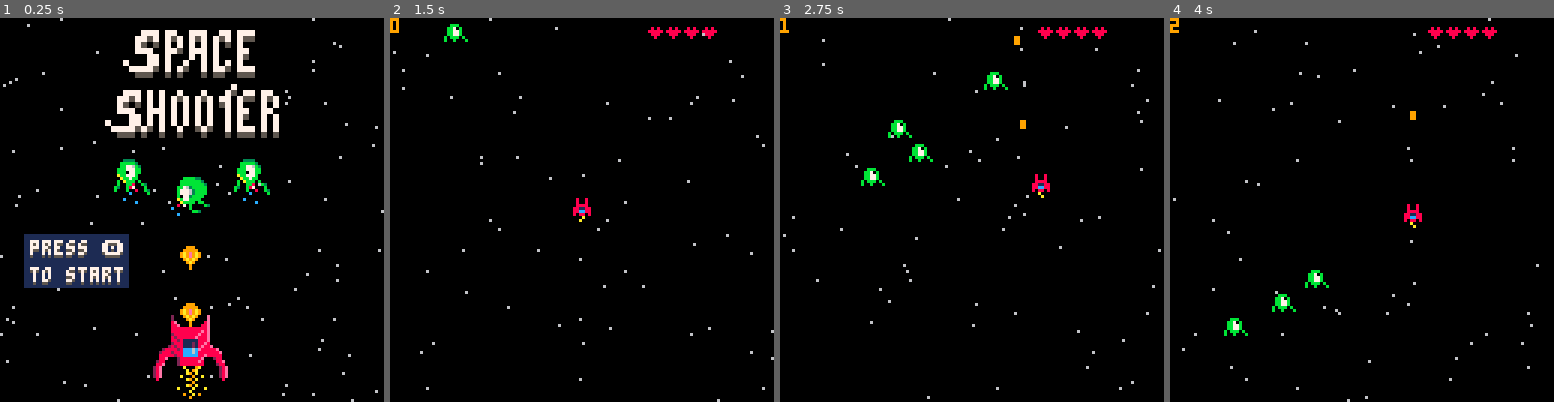
Above: before the commit, frames 1-4 (left to right).
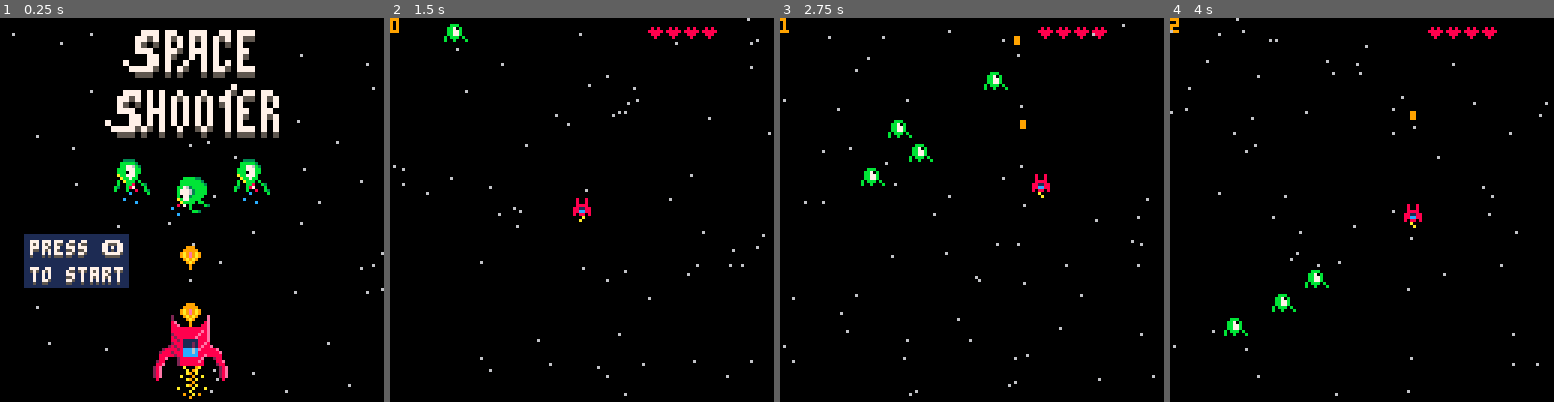
Above: after the commit, the same moments.

Repository: romellem/pico-8-carts
Game: PICO-8 cartridge spaceshooter.p8
Same seed, same stepped clock (60 frames per second), same inputs: the game is played once before the commit and once after it.
Inputs:
- Up to frame 1 (0.25 s): no input
- Up to frame 2 (1.5 s): tap O (Z key) at 0.7 s
- Up to frame 3 (2.75 s): hold Right 1.6-2.1 s; tap O (Z key) at 1.7, 2.1, 2.5 s; hold Up 2.15-2.42 s; hold Right from 2.47 s (still down)
- Up to frame 4 (4 s): tap O (Z key) at 2.9, 3.3, 3.7 s; release Right at 3.03 s; hold Left 3.08-3.58 s; hold Down 3.63-3.97 s

The runs differ from the first frame. In frame 1, 0.8% of the frame differs, in the area x 0-100%, y 0-100%; in frame 2, 0.7%; in frame 3, 0.7%; in frame 4, 0.7%.

Commit message:
Finished music in menu!
Also I kept the moving stars in the menu, looks pretty good!

Diff:
--- a/spaceshooter.p8
+++ b/spaceshooter.p8
@@ -21,13 +21,13 @@
 
 function menu()
 	_update = update_menu
-
-	--don't need to refresh the screen (for now, moving stars in menu maybe?)
-	cls()
-	draw_menu()
+	_draw = draw_menu
+
+	music(0)
 end
 
 function start()
+	music(-1)
 	_update = update_game
 	_draw = draw_game
 end
@@ -38,6 +38,7 @@
 end
 
 function update_menu()
+	update_star_positions()
 	if btn(🅾️) then
 		start()
 	end
@@ -153,8 +154,10 @@
 end
 
 function draw_menu()
+	cls()
+
 	--stars
-	draw_stars(generate_stars(100))
+	draw_stars()
 
 	--ship and bullet
 	spr(12, 48,95, 4,4)
@@ -386,7 +389,7 @@
 00000000b00b000b000000000000000000000000000000000000000077570757075707570755000000000c00000000000000000028288111218e88e000000000
 00000000000000000000000000000000000000000000000000000000750507070707070507000000000000000c0000000000002888828ccc6ce88888e0000000
 0000000008080000060600000000000000000000000000000000000077700775077707000770000000000000000000000000028882888ccc6c8888888e000000
-0000000088888000666660000000000000000000000000000000000000770700070707000750000000000000000000000000088888288ccccc88e88888000000
+0000000088888000666660000000000000000000000000000000000000770750070707000750000000000000000000000000088888288ccccc88e88888000000
 0000000008880000066600000000000000000000000000000000007000770700700707070700000000000bbbb33000000000088e00028888888e000288000000
 000000000080000000600000000000000000000000000000000000077775070750070775077700000000bbbbbbb30000000028800002888888e8000088e00000
 000000000000000000000000000000000000000000000000000000005550050500050550055500000000bbbbbbbb3000000088e0000288888888000028800000
@@ -396,7 +399,7 @@
 00000000000000000000000000000000000000000000000000000775707070757075707707550757000b0773bbbb000000028e000000a000900a0000028e0000
 00000000000000000000000000000000000000000000000000000750507070707070705707000707000ab77bbbb0000000008000000000a90a00000000800000
 000000000000000000000000000000000000000000000000000007770077707070707007077007700000abbbb0bb000000000000000000009000000000000000
-000000000000000000000000000000000000000000000000000000077070707070707007075007070008070b0000b30000000000000000a90a00000000000000
+000000000000000000000000000000000000000000000000000000077070707070707007075007570008070b0000b30000000000000000a90a00000000000000
 000000000000000000000000000000000000000000000000000700077070707070707007070007070c00000b0000000000000000000a0000a000a00000000000
 0000000000000000000000000000000000000000000000000000777757507007005750070777070700000000bb300000000000000000000a0000000000000000
 00000000000000000000000000000000000000000000000000000555050050050005000505550505000c0000000000000000000000000900a090000000000000
Not shown, changed: the sound effects (__sfx__) section of spaceshooter.p8
